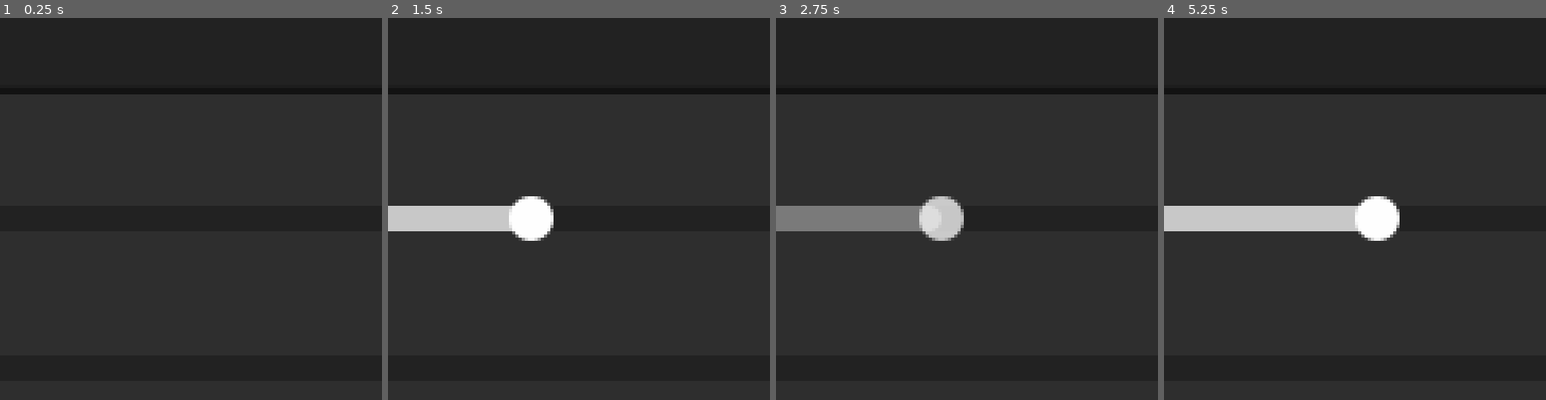
Above: before the commit, frames 1-4 (left to right).
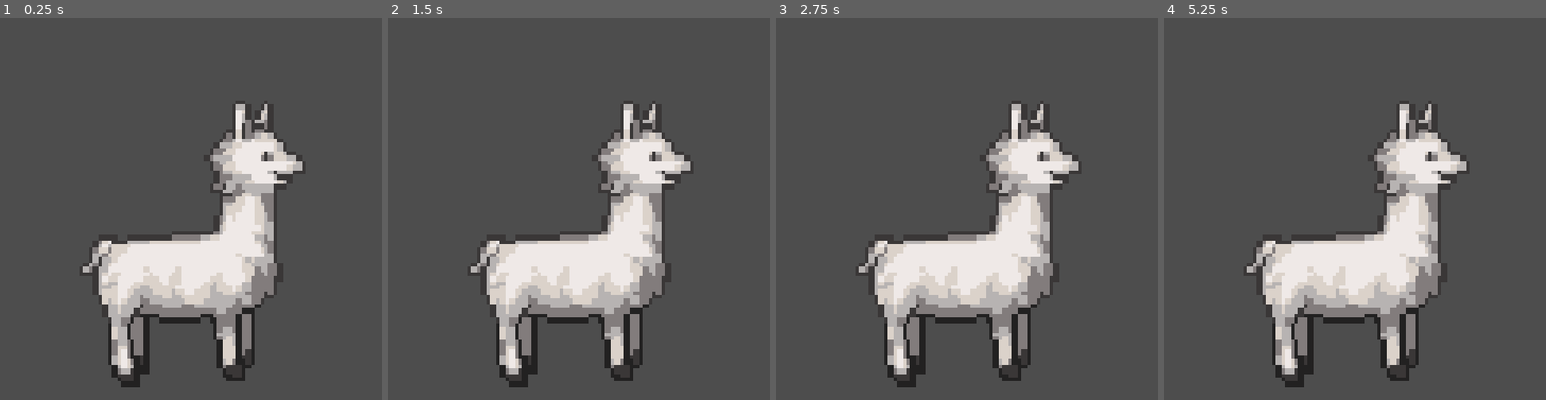
Above: after the commit, the same moments.

Repository: M0G1WARA/OLI
Game: Godot game, scene res://Scenes/main.tscn
Same seed, same stepped clock (60 frames per second), same inputs: the game is played once before the commit and once after it. The project has no main scene, so this scene is started directly.
Inputs (mouse positions are in pixels of both pictures, inside the frame that each line leads up to):
- Up to frame 1 (0.25 s): no input
- Up to frame 2 (1.5 s): tap Enter at 0.5 s; move the mouse to (663, 189) at 0.52 s; click (663, 189) at 0.67 s; tap Space at 1.25 s; drag from (502, 228) to (559, 285) at 1.27 s
- Up to frame 3 (2.75 s): tap Enter at 2 s; move the mouse to (1005, 124) at 2.02 s; click (1005, 124) at 2.17 s
- Up to frame 4 (5.25 s): tap Space at 2.75, 4.25 s; drag from (1335, 285) to (1240, 151) at 2.77 s; tap Enter at 3.5 s; move the mouse to (1469, 266) at 3.52 s; click (1469, 266) at 3.67 s; drag from (1240, 151) to (1297, 113) at 4.27 s; move the mouse to (1374, 209) at 5.02 s; click (1374, 209) at 5.17 s

The runs differ from the first frame. In frame 1, 96% of the frame differs, in the area x 0-100%, y 0-100%; in frame 2, 96%; in frame 3, 96%; in frame 4, 96%.
Error before the commit: Invalid access to property or key 'error_string' on a base object of type 'JSON'. (res://Scenes/settings.gd:23)

Commit message:
Alerta de errores Ollama

Diff:
--- a/GLOBAL.gd
+++ b/GLOBAL.gd
@@ -34,7 +34,7 @@
 	english_translation.add_message("LANGUAGE", "Language")
 	english_translation.add_message("HORIZONTAL", "Horizontal Movement")
 	english_translation.add_message("VERTICAL", "Vertical Movement")
-	english_translation.add_message("TIMER", "Timer (time in seconds)")
+	english_translation.add_message("TIMER", "Idle time (Seconds)")
 	english_translation.add_message("RESOLUTION", "Resolution")
 	english_translation.add_message("SCALE", "Chat scale")
 	english_translation.add_message("SHOWTHINK", "Show thinking")
@@ -42,7 +42,13 @@
 	english_translation.add_message("RESPONSE", "Response: ")
 	english_translation.add_message("SAVE", "Save")
 
+	english_translation.add_message("ERROR JSON", "JSON parse error: ")
+	english_translation.add_message("ERROR RESPONSE", "Connection to Ollama failed. \nMake sure it is installed and/or configure the server in the settings menu. \nError code: ")
+	english_translation.add_message("EMPTY", "Prompt is empty")
+	english_translation.add_message("ERROR MODEL", "No model is selected \nSelect one from the settings menu.")
+
 	TranslationServer.add_translation(english_translation)
+
 
 	var spanish_translation = Translation.new()
 	spanish_translation.set_locale("es")
@@ -58,13 +64,18 @@
 	spanish_translation.add_message("LANGUAGE", "Idioma")
 	spanish_translation.add_message("HORIZONTAL", "Movimiento Horizontal")
 	spanish_translation.add_message("VERTICAL", "Movimiento Vertical")
-	spanish_translation.add_message("TIMER", "Temporizador(Segundos)")
+	spanish_translation.add_message("TIMER", "Tiempo inactivo (Segundos)")
 	spanish_translation.add_message("RESOLUTION", "Resolución")
 	spanish_translation.add_message("SCALE", "Escala del chat")
 	spanish_translation.add_message("SHOWTHINK", "Mostrar pensamiento")
 	spanish_translation.add_message("THINK", "Pensamiento: ")
 	spanish_translation.add_message("RESPONSE", "Respuesta: ")
 	spanish_translation.add_message("SAVE", "Guardar")
+
+	spanish_translation.add_message("ERROR JSON", "Error al analizar JSON: ")
+	spanish_translation.add_message("ERROR RESPONSE", "No se ha podido conectar con Ollama. \nAsegúrese de que está instalado y/o configure el servidor en el menú de opciones. \nCódigo de error: ")
+	spanish_translation.add_message("EMPTY", "El promp está vacío")
+	spanish_translation.add_message("ERROR MODEL", "No hay ningún modelo seleccionado \nSeleccione uno en el menú de opciones")
 
 	TranslationServer.add_translation(spanish_translation)
 
--- a/Scenes/chat.gd
+++ b/Scenes/chat.gd
@@ -36,11 +36,11 @@
 						think = false
 
 				else:
-					$AcceptDialog.dialog_text = "ERROR JSON"
+					$AcceptDialog.dialog_text = tr("ERROR JSON") + str(json.get_error_message())
 					$AcceptDialog.show()
 
 	else:
-		$AcceptDialog.dialog_text = "ERROR RESPONSE" + response_code
+		$AcceptDialog.dialog_text = tr("ERROR RESPONSE") + str(response_code)
 		$AcceptDialog.show()
 
 	$VBoxContainer/SendButton.disabled = false
@@ -51,18 +51,28 @@
 
 
 func _on_send_button_pressed():
+	if $VBoxContainer/Prompt.text =="":
+		$AcceptDialog.dialog_text = "EMPTY"
+		$AcceptDialog.show()
+	else:
+		if Global.settings["ollama"]["model"] != "":
+			$VBoxContainer/SendButton.disabled = true
+			$VBoxContainer/SendButton/ProgressBar.show()
+			data["model"] = Global.settings["ollama"]["model"]
+			$VBoxContainer/Response.clear()
+			var json = JSON.stringify(data)
+			$HTTPRequest.request(Global.settings["ollama"]["server"]+url, headersPOST, HTTPClient.METHOD_POST, json)
+		else:
+			$AcceptDialog.dialog_text = tr("ERROR MODEL")
+			$AcceptDialog.show()
+
+
+func _on_draw():
 	if Global.settings["interface"]["think"]:
 		$VBoxContainer/ThinkLabel.show()
 		$VBoxContainer/Think.show()
 		$VBoxContainer/ResponseLabel.show()
-
-	if Global.settings["ollama"]["model"] != "":
-		$VBoxContainer/SendButton.disabled = true
-		$VBoxContainer/SendButton/ProgressBar.show()
-		data["model"] = Global.settings["ollama"]["model"]
-		$VBoxContainer/Response.clear()
-		var json = JSON.stringify(data)
-		$HTTPRequest.request(Global.settings["ollama"]["server"]+url, headersPOST, HTTPClient.METHOD_POST, json)
 	else:
-		$AcceptDialog.dialog_text = "ERROR MODEL"
-		$AcceptDialog.show()
+		$VBoxContainer/ThinkLabel.hide()
+		$VBoxContainer/Think.hide()
+		$VBoxContainer/ResponseLabel.hide()
--- a/Scenes/chat.tscn
+++ b/Scenes/chat.tscn
@@ -52,6 +52,10 @@
 layout_mode = 2
 size_flags_vertical = 3
 editable = false
+context_menu_enabled = false
+drag_and_drop_selection_enabled = false
+virtual_keyboard_enabled = false
+middle_mouse_paste_enabled = false
 wrap_mode = 1
 
 [node name="ResponseLabel" type="Label" parent="VBoxContainer"]
@@ -63,7 +67,10 @@
 custom_minimum_size = Vector2(0, 80)
 layout_mode = 2
 size_flags_vertical = 3
-editable = false
+context_menu_enabled = false
+drag_and_drop_selection_enabled = false
+virtual_keyboard_enabled = false
+middle_mouse_paste_enabled = false
 wrap_mode = 1
 
 [node name="HTTPRequest" type="HTTPRequest" parent="."]
@@ -71,9 +78,10 @@
 [node name="AcceptDialog" type="AcceptDialog" parent="."]
 title = "Error"
 initial_position = 4
-size = Vector2i(127, 100)
 transient = false
+always_on_top = true
 
+[connection signal="draw" from="." to="." method="_on_draw"]
 [connection signal="text_changed" from="VBoxContainer/Prompt" to="." method="_on_prompt_text_changed"]
 [connection signal="pressed" from="VBoxContainer/SendButton" to="." method="_on_send_button_pressed"]
 [connection signal="request_completed" from="HTTPRequest" to="." method="_on_http_request_request_completed"]
--- a/Scenes/main.tscn
+++ b/Scenes/main.tscn
@@ -26,8 +26,10 @@
 [node name="Llama" parent="." instance=ExtResource("2_8ctvg")]
 
 [node name="SettingsWindow" type="Window" parent="."]
+title = "SETTINGS"
 initial_position = 4
 size = Vector2i(640, 640)
+visible = false
 always_on_top = true
 
 [node name="Settings" parent="SettingsWindow" instance=ExtResource("3_785w6")]
--- a/Scenes/settings.gd
+++ b/Scenes/settings.gd
@@ -1,34 +1,37 @@
 extends Control
 
 
-# Called when the node enters the scene tree for the first time.
-func _ready():
-	$TabContainer/Ollama/HTTPRequest.request(Global.settings["ollama"]["server"]+"api/tags")
+func _on_http_request_request_completed(_result, response_code, _headers, body):
+	if response_code == 200:
+		var json = JSON.new()
+		var error = json.parse(body.get_string_from_utf8())
+		if error == OK:
+			var data_received = json.data
+			var models = data_received["models"]
+			var item_list = $TabContainer/Ollama/MarginContainer/VBoxContainer/ItemList
+			item_list.clear()
 
+			for model in models:
+				item_list.add_item(model["name"])
 
-func _on_http_request_request_completed(_result, _response_code, _headers, body):
-	var json = JSON.new()
-	var error = json.parse(body.get_string_from_utf8())
-	if error == OK:
-		var data_received = json.data
-		var models = data_received["models"]
-		var item_list = $TabContainer/Ollama/MarginContainer/VBoxContainer/ItemList
-		item_list.clear()
+			load_ollama_settings()
 
-		for model in models:
-			item_list.add_item(model["name"])
+		else:
+			$AcceptDialog.dialog_text = tr("ERROR JSON") + str(json.get_error_message())
+			$AcceptDialog.show()
+	else:
+		$AcceptDialog.dialog_text = tr("ERROR RESPONSE") + str(response_code)
+		$AcceptDialog.show()
 
-		load_config()
-	else:
-		print("Error al parsear JSON: ", json.error_string)
-
-func load_config():
+func load_ollama_settings():
 	$TabContainer/Ollama/MarginContainer/VBoxContainer/ServerEdit.text = Global.settings["ollama"]["server"]
 	for i in range($TabContainer/Ollama/MarginContainer/VBoxContainer/ItemList.get_item_count()):
 		if $TabContainer/Ollama/MarginContainer/VBoxContainer/ItemList.get_item_text(i) == Global.settings["ollama"]["model"]:
 			$TabContainer/Ollama/MarginContainer/VBoxContainer/ItemList.select(i)
 			break
 
+
+func load_interface_settings():
 	$TabContainer/Interface/MarginContainer/VBoxContainer/ItemList.select( 0 if Global.settings["interface"]["language"] == "en" else 1)
 
 	for i in range($TabContainer/Interface/MarginContainer/VBoxContainer/ItemList.get_item_count()):
@@ -54,6 +57,7 @@
 func _on_save_button_pressed():
 	Global.settings["ollama"]["model"] = $TabContainer/Ollama/MarginContainer/VBoxContainer/ItemList.get_item_text($TabContainer/Ollama/MarginContainer/VBoxContainer/ItemList.get_selected_items()[0])if $TabContainer/Ollama/MarginContainer/VBoxContainer/ItemList.get_selected_items().size() > 0 else ""
 	Global.settings["ollama"]["server"] = $TabContainer/Ollama/MarginContainer/VBoxContainer/ServerEdit.text
+	$TabContainer/Ollama/HTTPRequest.request(Global.settings["ollama"]["server"]+"api/tags")
 	Global.save_config()
 
 
@@ -80,3 +84,8 @@
 	var tmpResolution = $TabContainer/Interface/MarginContainer/VBoxContainer/ResolutionHSlider.value
 	var tmpScale = $TabContainer/Interface/MarginContainer/VBoxContainer/ScaleHSlider.value
 	$TabContainer/Interface/MarginContainer/VBoxContainer/HBoxContainer2/Scale.text = str(tmpScale)+" ("+str(tmpScale*tmpResolution)+" x "+str(tmpScale*tmpResolution)+")"
+
+
+func _on_draw():
+	$TabContainer/Ollama/HTTPRequest.request(Global.settings["ollama"]["server"]+"api/tags")
+	load_interface_settings()
--- a/Scenes/settings.tscn
+++ b/Scenes/settings.tscn
@@ -22,10 +22,9 @@
 anchor_bottom = 1.0
 grow_horizontal = 2
 grow_vertical = 2
-current_tab = 1
+current_tab = 0
 
 [node name="Ollama" type="TabBar" parent="TabContainer"]
-visible = false
 layout_mode = 2
 metadata/_tab_index = 0
 
@@ -71,8 +70,10 @@
 text = "SAVE"
 
 [node name="HTTPRequest" type="HTTPRequest" parent="TabContainer/Ollama"]
+timeout = 2.0
 
 [node name="Interface" type="TabBar" parent="TabContainer"]
+visible = false
 layout_mode = 2
 metadata/_tab_index = 1
 
@@ -167,6 +168,14 @@
 layout_mode = 2
 text = "SAVE"
 
+[node name="AcceptDialog" type="AcceptDialog" parent="."]
+auto_translate_mode = 1
+title = "Error"
+initial_position = 4
+transient = false
+always_on_top = true
+
+[connection signal="draw" from="." to="." method="_on_draw"]
 [connection signal="pressed" from="TabContainer/Ollama/MarginContainer/VBoxContainer/SaveButton" to="." method="_on_save_button_pressed"]
 [connection signal="request_completed" from="TabContainer/Ollama/HTTPRequest" to="." method="_on_http_request_request_completed"]
 [connection signal="value_changed" from="TabContainer/Interface/MarginContainer/VBoxContainer/ResolutionHSlider" to="." method="_on_resolution_h_slider_value_changed"]
